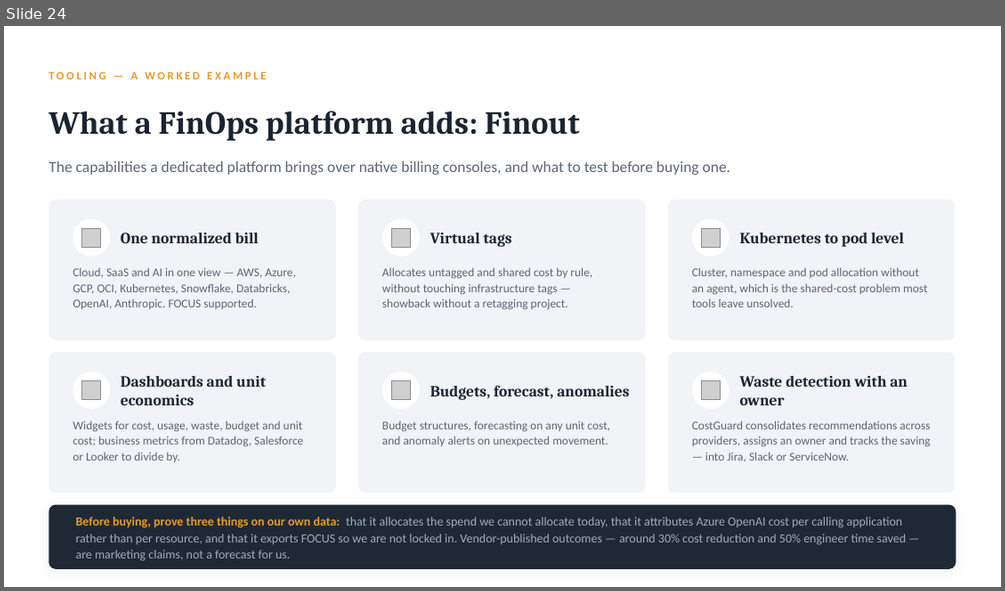
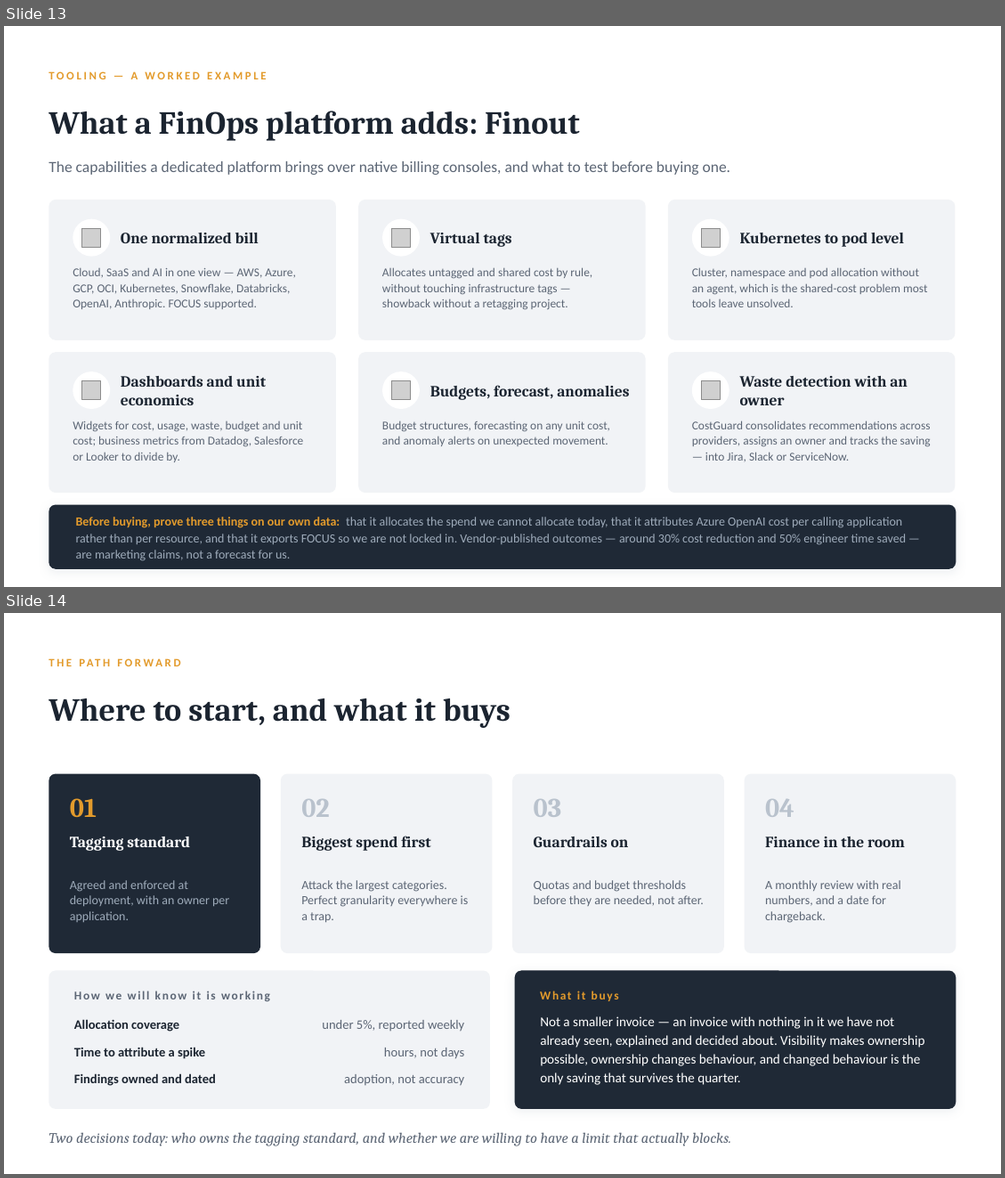
Before and after one commit to arielga5-code/Finops, a slide deck: presentations/finops-gaining-visibility-cfo.pptx. Shown one above the other, each under a label of ours: slide 24 before the commit, slides 13 and 14 after it. The pictures are 1005x591 and 1005x1178 pixels, drawn with LibreOffice and Linux fonts; fonts in the diff are those of the drawing; grey boxes stand for pictures. Boxes give left, top, right and bottom in pixels: in the first picture for what was removed or moved away, otherwise in the second. Text is boxed around its words. In the diff, an @@ line names an element or a change of style, - is before the commit and + after.

```diff
--- a/presentations/finops-gaining-visibility-cfo.pptx
+++ b/presentations/finops-gaining-visibility-cfo.pptx
@@ slide 14 added at (x1=4, y1=613, x2=1001, y2=1174), background #FFFFFF @@
@@ text added at (x1=48, y1=652, x2=647, y2=673), 11 pt, text #E39B2C, bold @@
+THE PATH FORWARD
@@ text added at (x1=48, y1=698, x2=510, y2=728), 31 pt, text #1B2430, bold @@
+Where to start, and what it buys
@@ rounded rectangle added at (x1=48, y1=774, x2=260, y2=953), fill #1F2936 @@
@@ text added at (x1=70, y1=798, x2=97, y2=817), 26 pt, text #E39B2C, bold @@
+01
@@ rounded rectangle added at (x1=281, y1=774, x2=493, y2=953), fill #F1F3F6 @@
@@ text added at (x1=301, y1=799, x2=330, y2=817), 26 pt, text #B9C2CD, bold @@
+02
@@ rounded rectangle added at (x1=512, y1=774, x2=724, y2=953), fill #F1F3F6 @@
@@ text added at (x1=534, y1=799, x2=562, y2=817), 26 pt, text #B9C2CD, bold @@
+03
@@ rounded rectangle added at (x1=744, y1=774, x2=956, y2=953), fill #F1F3F6 @@
@@ text added at (x1=765, y1=799, x2=794, y2=817), 26 pt, text #B9C2CD, bold @@
+04
@@ text added at (x1=70, y1=836, x2=190, y2=851), 15 pt, text #FFFFFF, bold @@
+Tagging standard
@@ text added at (x1=301, y1=835, x2=430, y2=851), 15 pt, text #1B2430, bold @@
+Biggest spend first
@@ text added at (x1=534, y1=836, x2=629, y2=847), 15 pt, text #1B2430, bold @@
+Guardrails on
@@ text added at (x1=765, y1=836, x2=905, y2=847), 15 pt, text #1B2430, bold @@
+Finance in the room
@@ text added at (x1=70, y1=880, x2=229, y2=922), 12 pt, text #9EABBA @@
+Agreed and enforced at deployment, with an owner per application.
@@ text added at (x1=301, y1=880, x2=469, y2=922), 12 pt, text #5C6675 @@
+Attack the largest categories. Perfect granularity everywhere is a trap.
@@ text added at (x1=534, y1=880, x2=704, y2=906), 12 pt, text #5C6675 @@
+Quotas and budget thresholds before they are needed, not after.
@@ text added at (x1=765, y1=880, x2=901, y2=923), 12 pt, text #5C6675 @@
+A monthly review with real numbers, and a date for chargeback.
@@ rounded rectangle added at (x1=48, y1=971, x2=490, y2=1109), fill #F1F3F6 @@
@@ rounded rectangle added at (x1=515, y1=971, x2=956, y2=1109), fill #1F2936 @@
@@ text added at (x1=74, y1=990, x2=270, y2=1001), 11.5 pt, text #5C6675, bold @@
+How we will know it is working
@@ text added at (x1=540, y1=990, x2=619, y2=1001), 11.5 pt, text #E39B2C, bold @@
+What it buys
@@ text added at (x1=74, y1=1019, x2=179, y2=1031), 12.5 pt, text #1B2430, bold @@
+Allocation coverage
@@ text added at (x1=322, y1=1020, x2=464, y2=1031), 12.5 pt, text #5C6675 @@
+under 5%, reported weekly
@@ text added at (x1=540, y1=1016, x2=925, y2=1085), 13 pt, text #FFFFFF @@
+Not a smaller invoice — an invoice with nothing in it we have not already seen, explained and decided about. Visibility makes ownership possible, ownership changes behaviour, and changed behaviour is the only saving that survives the quarter.
@@ text added at (x1=74, y1=1046, x2=205, y2=1059), 12.5 pt, text #1B2430, bold @@
+Time to attribute a spike
@@ text added at (x1=384, y1=1047, x2=465, y2=1059), 12.5 pt, text #5C6675 @@
+hours, not days
@@ text added at (x1=74, y1=1073, x2=216, y2=1086), 12.5 pt, text #1B2430, bold @@
+Findings owned and dated
@@ text added at (x1=344, y1=1074, x2=464, y2=1086), 12.5 pt, text #5C6675 @@
+adoption, not accuracy
@@ text added at (x1=48, y1=1132, x2=731, y2=1146), 14 pt, text #5C6675, italic @@
+Two decisions today: who owns the tagging standard, and whether we are willing to have a limit that actually blocks.
@@ what was slide 24 is now slide 13 @@
```
Also in this commit, not shown: 1 slide changed, 5 other slides added, 18 slides removed, 9 other files.
